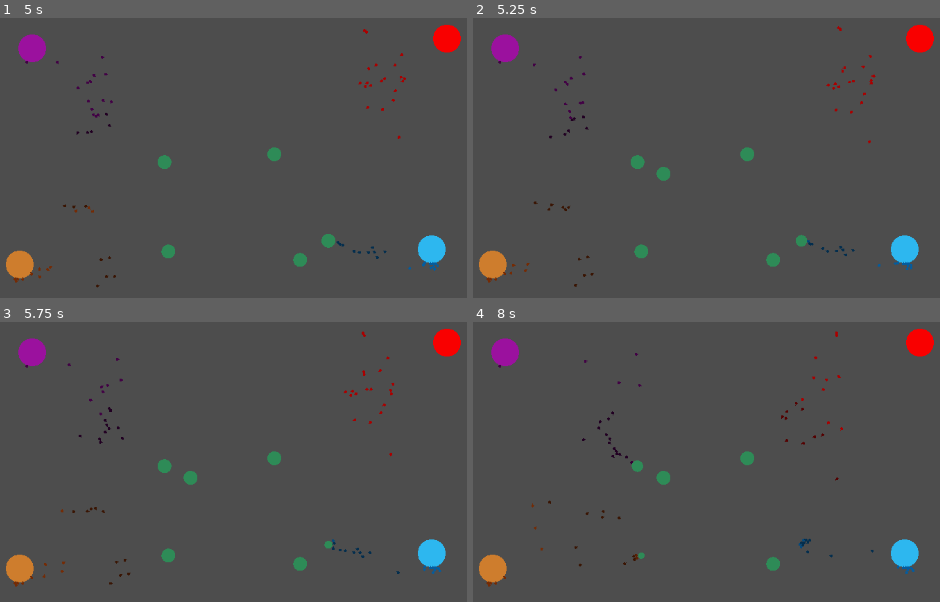
Above: before the commit, frames 1-4 (two rows, left to right).
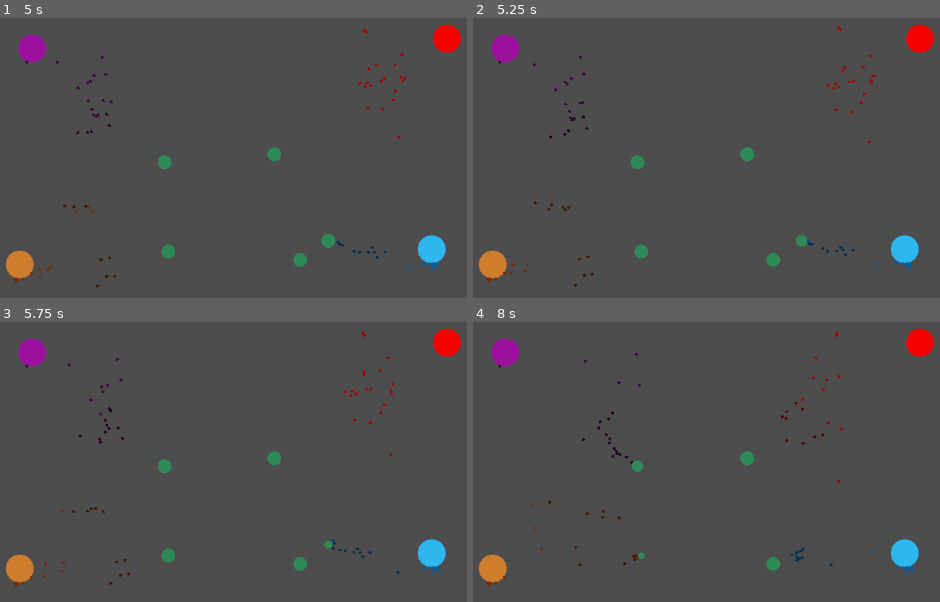
Above: after the commit, the same moments.

Repository: MalCaor/RucheTyr
Game: Godot game, scene res://Scene2d.tscn
Same seed, same stepped clock (60 frames per second), same inputs: the game is played once before the commit and once after it.
Inputs:
- Up to frame 1 (5 s): no input
- Up to frame 2 (5.25 s): no input
- Up to frame 3 (5.75 s): no input
- Up to frame 4 (8 s): no input

Frame 1 is identical in both runs. In frame 2, 0.1% of the frame differs, in the area x 39-43%, y 53-59%; in frame 3, 0.1%; in frame 4, 0.3%, in the area x 39-86%, y 53-88%.

Commit message:
zerg war

Diff:
--- a/Nourriture/nourriture.gd
+++ b/Nourriture/nourriture.gd
@@ -1,7 +1,7 @@
 extends RigidBody2D
 
 var type = "Nourriture"
-var quantite: int = 50;
+var quantite: int = 20;
 var couleur = Color.SEA_GREEN
 
 # Called when the node enters the scene tree for the first time.
--- a/Tyr/hormagaunt.gd
+++ b/Tyr/hormagaunt.gd
@@ -127,7 +127,7 @@
 		body.eaten()
 		nbr_current_food += 1
 		#self.modulate = Color.RED
-	elif body.type == "Ruche":
+	if body.type == "Ruche" && body == self.ruche_mere:
 		if nbr_current_food>0:
 			ruche_mere.give_food_to_Ruche(nbr_current_food)
 			nbr_current_food=0
@@ -135,19 +135,26 @@
 
 		var dx:float = ruche_mere.position.x - position.x
 		var dy:float = ruche_mere.position.y - position.y
-
 		var angle_to_ruche:Vector2 = Vector2(dx,dy).normalized()
 		var angle_self:float = self.global_transform.x.angle_to(angle_to_ruche*-1)
+		apply_torque_impulse(angle_self*10)
+		self.look_at(-angle_to_ruche)
+		go_forward()
+	if body.type == "Ruche" && body != self.ruche_mere:
+		if nbr_current_food!=0:
+			nbr_current_food = body.get_food_of_Ruche(nbr_food_max - nbr_current_food)
 
+		var dx:float = ruche_mere.position.x - position.x
+		var dy:float = ruche_mere.position.y - position.y
+		var angle_to_ruche:Vector2 = Vector2(dx,dy).normalized()
+		var angle_self:float = self.global_transform.x.angle_to(angle_to_ruche*-1)
 		apply_torque_impulse(angle_self*10)
 		self.look_at(-angle_to_ruche)
 		go_forward()
 	if body.type in tyranids && body.ruche_mere != self.ruche_mere:
 		# sur du 4+
-		if randi_range(0,1):
+		if randi_range(0,6)>=5:
 			body.queue_free()
-		else:
-			self.queue_free()
 
 
 func _on_enter_vision_collision(body):
--- a/World.gd
+++ b/World.gd
@@ -17,9 +17,9 @@
 # Called every frame. 'delta' is the elapsed time since the previous frame.
 func _process(delta):
 	timer+=delta
-	if timer > 5:
+	if timer > 15:
 		print("SPAWN")
-		spawn_nour()
+		#spawn_nour()
 		timer = 0
 
 func spawn_nour():
--- a/ruche.gd
+++ b/ruche.gd
@@ -29,5 +29,13 @@
 
 func give_food_to_Ruche(quantite:int):
 	food_quantity+=quantite
-	print("food_quantity de la Ruche = %s" % food_quantity)
-	print(list_tyr.size())
+	#print("food_quantity de la Ruche = %s" % food_quantity)
+
+func get_food_of_Ruche(quantite:int):
+	if(quantite >= food_quantity):
+		food_quantity=0
+		return food_quantity
+	else:
+		food_quantity-=quantite
+		return quantite
+	#print("food_quantity de la Ruche = %s" % food_quantity)
